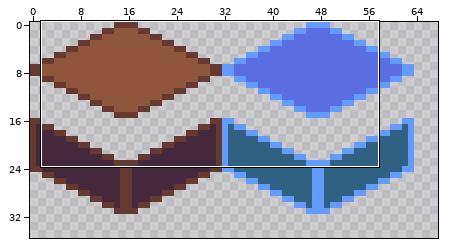
Pixel-art file -- agb/examples/gfx/isometric_tiles.aseprite. The picture above shows the old version from afar; the outline marks the close-up.
Close-up. As it was:
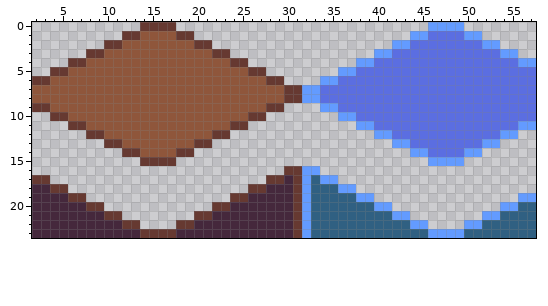
128x128 pixels, 1 frame. Shown: x 2..57, y 0..23. The wide view leaves out empty margins.
And afterwards:
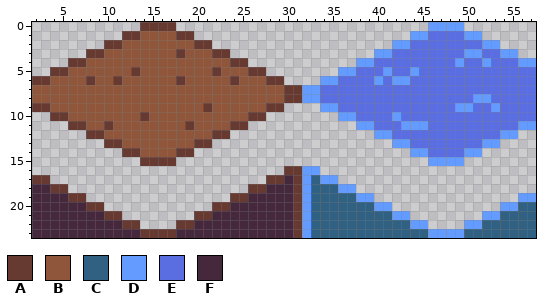
Palette (. is transparent): A #663931  B #8f563b  C #306082  D #639bff  E #5b6ee1  F #45283c
The author wrote: Cache half the tiles
From old to new:
Changed rows in their new state; - is an unchanged pixel.
first column x 8:
 3 ----------A-------------------------------DD--
 4 -----------------------------------------D--D-
 5 -----A--------A------------------D--D---------
 6 A--A------A-----A---------------D-DD----------
 8 -------------------------------------------DD-
 9 -------------A---------------------------DD--D
10 ------A---------------------------D-----------
11 --A--------A-----------------------DDD--------
